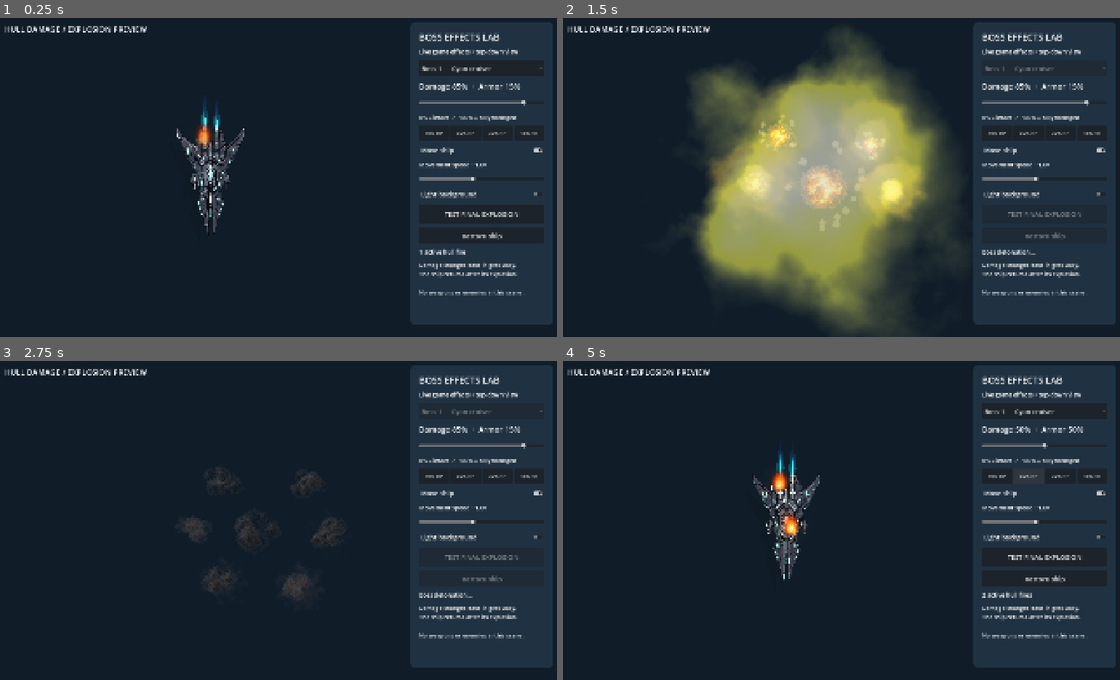
Above: before the commit, frames 1-4 (two rows, left to right).
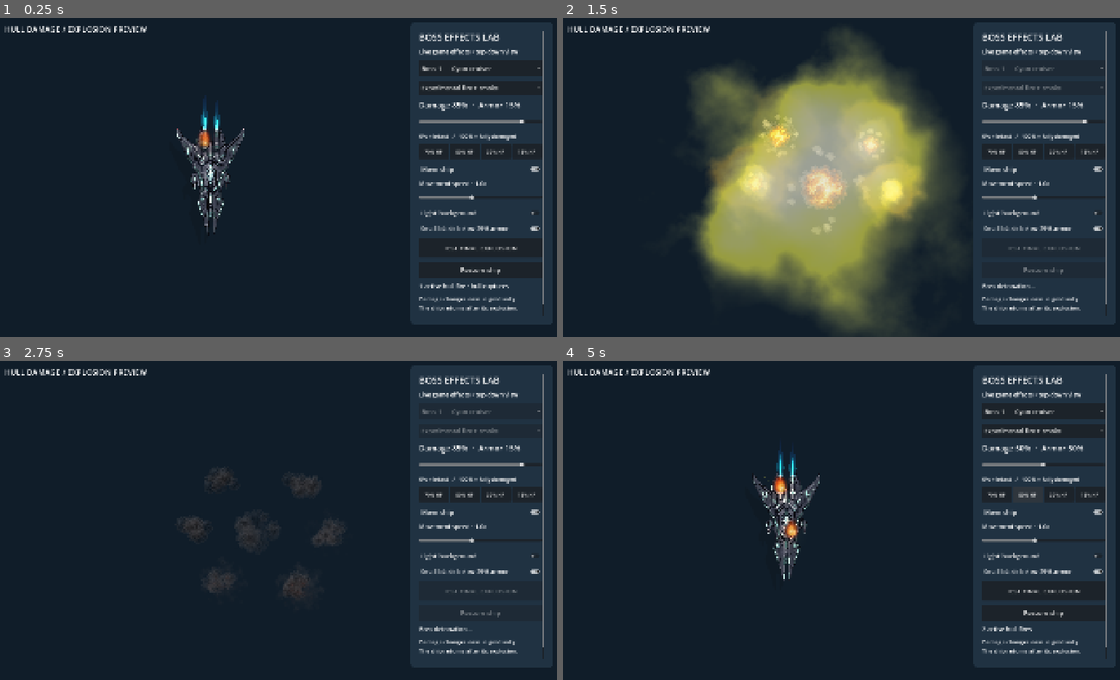
Above: after the commit, the same moments.

Repository: Vita2048/Raptor
Game: Godot game, scene res://scenes/BossEffectsLab.tscn
The game is run twice, just before and just after one commit, with the same random seed, the same clock (stepped at 60 frames per second) and the same inputs. This scene is started directly instead of the project's main scene.
Inputs (mouse positions are in pixels of both pictures, inside the frame that each line leads up to):
- Up to frame 1 (0.25 s): no input
- Up to frame 2 (1.5 s): click (1042, 88) at 0.5 s, where only the run after the commit has a clickable "Experimental fire + smoke"; click "TEST FINAL EXPLOSION" at 1.25 s
- Up to frame 3 (2.75 s): tap Enter at 2 s; move the mouse to (401, 501) at 2.02 s; hold Right (ui_right) from 2.03 s (still down); hold Space (fire) from 2.03 s (still down); click (401, 501) at 2.17 s
- Up to frame 4 (5 s): release Right (ui_right) at 2.75 s; release Space (fire) at 2.75 s; drag from (718, 533) to (808, 581) at 2.77 s; click "70% HP" at 3.5 s; click "50% HP" at 4.25 s

The runs differ from the first frame. In frame 1, 4.3% of the frame differs, in the area x 35-98%, y 4-92%; in frame 2, 4.2%; in frame 3, 4.0%; in frame 4, 4.3%, in the area x 36-98%, y 4-92%.

Commit message:
Improved fire in the test lab

Diff:
--- a/scripts/BossEffectsLab.gd
+++ b/scripts/BossEffectsLab.gd
@@ -5,6 +5,11 @@
 var boss: Node2D
 var damage_slider: HSlider
 var boss_picker: OptionButton
+var effect_picker: OptionButton
+var rupture_toggle: CheckButton
+var rupture_delay := 0.8
+var rupture_count := 0
+var hull_image: Image
 var move_toggle: CheckButton
 var movement_speed: HSlider
 var damage_label: Label
@@ -57,6 +62,14 @@
 	boss_picker.add_theme_font_size_override("font_size", 22)
 	box.add_child(boss_picker)
 	boss_picker.item_selected.connect(func(_index: int): _spawn_boss())
+	effect_picker = OptionButton.new()
+	effect_picker.add_item("Current game effects")
+	effect_picker.add_item("Experimental fire + smoke")
+	effect_picker.select(1)
+	effect_picker.custom_minimum_size.y = 48
+	effect_picker.add_theme_font_size_override("font_size", 20)
+	box.add_child(effect_picker)
+	effect_picker.item_selected.connect(func(_index: int): _spawn_boss())
 	damage_label = _label(box, "", 26)
 	damage_slider = HSlider.new()
 	damage_slider.min_value = 0
@@ -95,6 +108,11 @@
 	backdrop_toggle.add_theme_font_size_override("font_size", 22)
 	box.add_child(backdrop_toggle)
 	backdrop_toggle.toggled.connect(func(light: bool): background.color = Color("bba88d") if light else Color("101d29"))
+	rupture_toggle = CheckButton.new()
+	rupture_toggle.text = "Small blasts below 25% armor"
+	rupture_toggle.button_pressed = true
+	rupture_toggle.add_theme_font_size_override("font_size", 20)
+	box.add_child(rupture_toggle)
 	explode_button = Button.new()
 	explode_button.text = "TEST FINAL EXPLOSION"
 	explode_button.custom_minimum_size.y = 64
@@ -130,6 +148,16 @@
 	boss = preload("res://scripts/EnemyShip.gd").new()
 	add_child(boss)
 	boss.spawn(KINDS[boss_picker.selected], Vector2(700, 555))
+	if effect_picker.selected == 1:
+		var original: Node2D = boss.damage_effect
+		var refined := preload("res://scripts/LabRefinedDamage.gd").new()
+		refined.sites = original.sites.duplicate()
+		boss.remove_child(original)
+		original.free()
+		boss.damage_effect = refined
+		boss.add_child(refined)
+	hull_image = boss.sprite.texture.get_image()
+	rupture_delay = randf_range(0.65, 1.2)
 	boss.set_physics_process(false)
 	boss.set_deferred("monitoring", false)
 	boss.set_deferred("monitorable", false)
@@ -149,11 +177,43 @@
 		time += delta * movement_speed.value
 		boss.position = Vector2(700 + sin(time * 0.85) * 240, 555 + sin(time * 1.3) * 35)
 	boss._update_boss_appearance(delta)
+	_update_ruptures(delta)
 	var sources := 0
 	for index in range(3):
 		if boss.damage_effect.source_strength(index) * boss.damage_effect.fire_strength > 0.001:
 			sources += 1
 	status_label.text = "%d active hull fire%s" % [sources, "" if sources == 1 else "s"]
+	if rupture_toggle.button_pressed and boss.health < boss.max_health * 0.25:
+		status_label.text += " · hull ruptures"
+
+func _update_ruptures(delta: float) -> void:
+	if not rupture_toggle.button_pressed or boss.health >= boss.max_health * 0.25:
+		rupture_delay = 0.65
+		return
+	rupture_delay -= delta
+	if rupture_delay > 0.0:
+		return
+	rupture_delay = randf_range(0.65, 1.4)
+	var existing := 0
+	for child in boss.get_children():
+		if child.has_meta("lab_rupture"):
+			existing += 1
+	if existing >= 3:
+		return
+	# Select an opaque hull pixel so blasts never originate in wing gaps.
+	for attempt in range(40):
+		var pixel := Vector2i(randi_range(0, hull_image.get_width() - 1), randi_range(0, hull_image.get_height() - 1))
+		if hull_image.get_pixelv(pixel).a < 0.75:
+			continue
+		var local_point: Vector2 = (Vector2(pixel) - boss.sprite.texture.get_size() * 0.5) * boss.sprite.scale + boss.sprite.position
+		var burst = preload("res://scenes/ExplosionEffect.tscn").instantiate()
+		burst.set_meta("lab_rupture", true)
+		burst.position = local_point
+		burst.configure(false, randf_range(0.24, 0.38))
+		boss.add_child(burst)
+		burst.burst(true)
+		rupture_count += 1
+		break
 
 func test_explosion() -> void:
 	if exploding or not is_instance_valid(boss):
@@ -162,6 +222,7 @@
 	explode_button.disabled = true
 	reset_button.disabled = true
 	boss_picker.disabled = true
+	effect_picker.disabled = true
 	status_label.text = "Boss detonation…"
 	var pos: Vector2 = boss.global_position
 	boss.hide()
@@ -173,4 +234,5 @@
 	explode_button.disabled = false
 	reset_button.disabled = false
 	boss_picker.disabled = false
+	effect_picker.disabled = false
 	_spawn_boss()
--- /dev/null
+++ b/scripts/LabRefinedDamage.gd
@@ -0,0 +1,36 @@
+extends "res://scripts/BossDamageEffect.gd"
+## Production staging, with experimental fire-to-smoke coupling in the lab.
+
+var hull_velocity := Vector2.ZERO
+
+func _process(delta: float) -> void:
+	if fire_strength > 0.0 and not is_instance_valid(realistic_layer):
+		realistic_layer = preload("res://scripts/LabRefinedFlames.gd").new()
+		realistic_layer.host = self
+		add_child(realistic_layer)
+		realistic_layer.set_active(true)
+	if has_previous_position and delta > 0.0:
+		hull_velocity = (global_position - previous_position) / delta
+	for puff in particles:
+		# Smoke initially inherits flow, then slows into the existing smoke drift.
+		puff.velocity = puff.velocity.lerp(Vector2(0, -32), 1.0 - exp(-delta * 2.2))
+	super._process(delta)
+
+func _emit_smoke(site: Vector2, spread: float, source: int) -> void:
+	if not is_instance_valid(realistic_layer):
+		super._emit_smoke(site, spread, source)
+		return
+	if particles.size() >= 128:
+		return
+	var direction: Vector2 = realistic_layer.flow(source)
+	var acceleration: Vector2 = realistic_layer.acceleration(source)
+	var heat: float = realistic_layer.heat(source)
+	# Approximate the cooling end of the same particle trajectory.
+	var cooling_age := 0.38
+	var offset := Vector2(0, -16) + direction * 60.0 * heat * cooling_age + acceleration * cooling_age * cooling_age * 0.5
+	var velocity := (direction * 60.0 * heat + acceleration * cooling_age).rotated(global_rotation)
+	particles.append({"pos": to_global(site + offset + Vector2(randf_range(-3, 3), randf_range(-2, 2))),
+		"velocity": velocity + hull_velocity * 0.25,
+		"age": 0.0, "life": randf_range(0.9, 1.3),
+		"size": randf_range(20, 29) * lerpf(0.55, 1.2, smoke_strength),
+		"source": source, "strength": smoke_strength * spread * heat})
--- /dev/null
+++ b/scripts/LabRefinedFlames.gd
@@ -0,0 +1,65 @@
+extends "res://scripts/BossParticleFlames.gd"
+## Experimental renderer used only by BossEffectsLab.
+
+var turbulence := FastNoiseLite.new()
+
+func _ready() -> void:
+	super._ready()
+	turbulence.seed = 8137
+	turbulence.frequency = 1.0
+
+func heat(index: int) -> float:
+	return 0.88 + 0.22 * turbulence.get_noise_2d(time * 2.8, float(index) * 13.0)
+
+func flow(index: int) -> Vector2:
+	var lean: float = host.flame_lean
+	var curl := turbulence.get_noise_2d(time * 1.9, float(index) * 17.0 + 80.0)
+	return Vector2.UP.rotated(lean * 0.45 + curl * 0.3)
+
+func acceleration(index: int) -> Vector2:
+	var curl := turbulence.get_noise_2d(time * 2.3, float(index) * 19.0 + 40.0)
+	return Vector2(sin(host.flame_lean) * 110.0 + curl * 42.0, -24.0)
+
+func _make_flame_emitter() -> CPUParticles2D:
+	var p := super._make_flame_emitter()
+	p.amount = 30
+	p.lifetime = 0.48
+	p.preprocess = 0.48
+	p.scale_amount_min = 0.34
+	p.scale_amount_max = 0.60
+	p.emission_rect_extents = Vector2(6, 3)
+	p.initial_velocity_min = 42.0
+	p.initial_velocity_max = 78.0
+	var scale_curve := Curve.new()
+	scale_curve.add_point(Vector2(0, 0.85))
+	scale_curve.add_point(Vector2(0.22, 1.0))
+	scale_curve.add_point(Vector2(0.7, 0.70))
+	scale_curve.add_point(Vector2(1, 0.12))
+	p.scale_amount_curve = scale_curve
+	var ramp := Gradient.new()
+	ramp.set_color(0, Color(1, 0.95, 0.8, 0.95))
+	ramp.add_point(0.25, Color(1, 0.78, 0.42, 0.88))
+	ramp.add_point(0.65, Color(0.95, 0.4, 0.12, 0.52))
+	ramp.set_color(1, Color(0.45, 0.18, 0.08, 0))
+	p.color_ramp = ramp
+	return p
+
+func _process(delta: float) -> void:
+	super._process(delta)
+	if not active or not is_instance_valid(host):
+		return
+	for i in range(flame_emitters.size()):
+		var intensity := heat(i)
+		var strength: float = host.source_strength(i) * host.fire_strength
+		var flame := flame_emitters[i]
+		flame.position = host.sites[i] + Vector2(0, -16)
+		flame.direction = flow(i)
+		flame.gravity = acceleration(i)
+		flame.modulate.a = clampf(strength * intensity * 1.2, 0.0, 1.0)
+		flame.initial_velocity_min = 42.0 * intensity
+		flame.initial_velocity_max = 78.0 * intensity
+		glow_lights[i].position = host.sites[i]
+		glow_lights[i].texture_scale = 2.1
+		glow_lights[i].energy = strength * intensity * 1.1
+		ember_emitters[i].position = flame.position
+		ember_emitters[i].direction = flame.direction
--- a/tests/boss_effects_lab_smoke.gd
+++ b/tests/boss_effects_lab_smoke.gd
@@ -10,6 +10,33 @@
 	current_scene = lab
 	var state = root.get_node("GameState")
 	var score: int = state.score
+	assert(lab.effect_picker.selected == 1)
+	assert(lab.boss.damage_effect.get_script() == load("res://scripts/LabRefinedDamage.gd"))
+	lab.effect_picker.select(0)
+	lab.effect_picker.item_selected.emit(0)
+	assert(lab.boss.damage_effect.get_script() == load("res://scripts/BossDamageEffect.gd"))
+	lab.effect_picker.select(1)
+	lab.effect_picker.item_selected.emit(1)
+	var rupture_start: int = lab.rupture_count
+	lab.damage_slider.value = 75
+	lab._update_ruptures(2.0)
+	assert(lab.rupture_count == rupture_start, "No ruptures at exactly 25% armor")
+	lab.damage_slider.value = 76
+	lab._update_ruptures(2.0)
+	assert(lab.rupture_count == rupture_start + 1, "Ruptures start below 25% armor")
+	for i in range(8):
+		lab._update_ruptures(2.0)
+	assert(lab.rupture_count == rupture_start + 3, "Concurrent hull blasts must remain bounded")
+	lab.rupture_toggle.button_pressed = false
+	lab._update_ruptures(2.0)
+	assert(lab.rupture_count == rupture_start + 3)
+	lab.rupture_toggle.button_pressed = true
+	lab._spawn_boss()
+	# Normal game ships do not opt into this experiment.
+	var gameplay_ship = load("res://scripts/EnemyShip.gd").new()
+	root.add_child(gameplay_ship)
+	assert(gameplay_ship.damage_effect.get_script() == load("res://scripts/BossDamageEffect.gd"))
+	gameplay_ship.free()
 	assert(lab.move_toggle.button_pressed, "Movement should be visible immediately")
 	lab.move_toggle.button_pressed = false
 	var stopped: Vector2 = lab.boss.position
Not shown, added: scripts/LabRefinedDamage.gd.uid
Not shown, added: scripts/LabRefinedFlames.gd.uid
Not shown, changed: docs/boss-effects-lab.md
